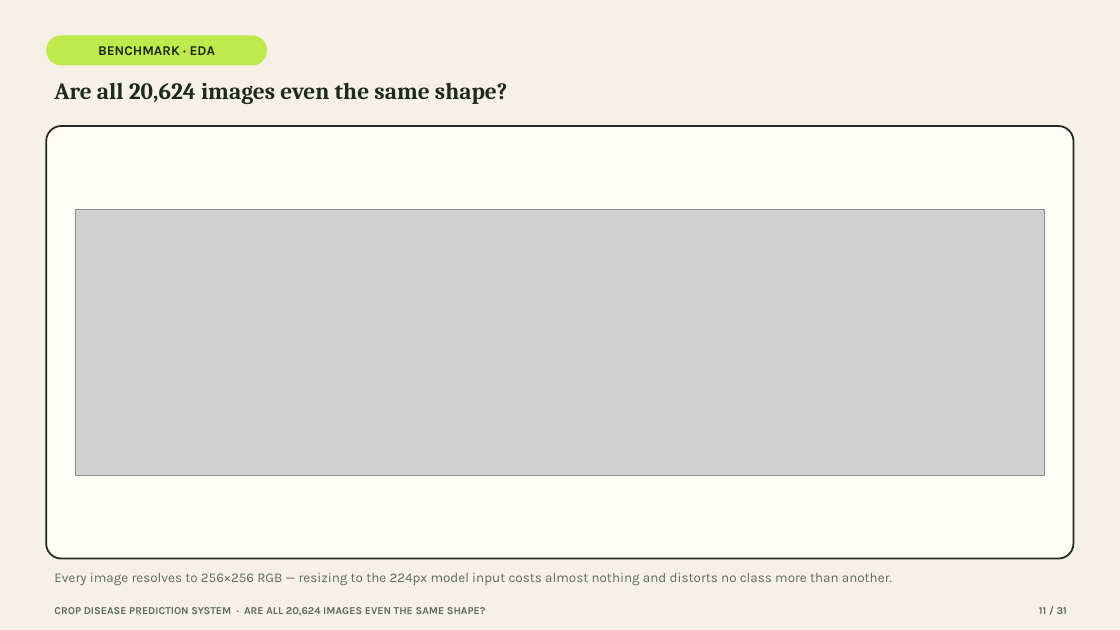
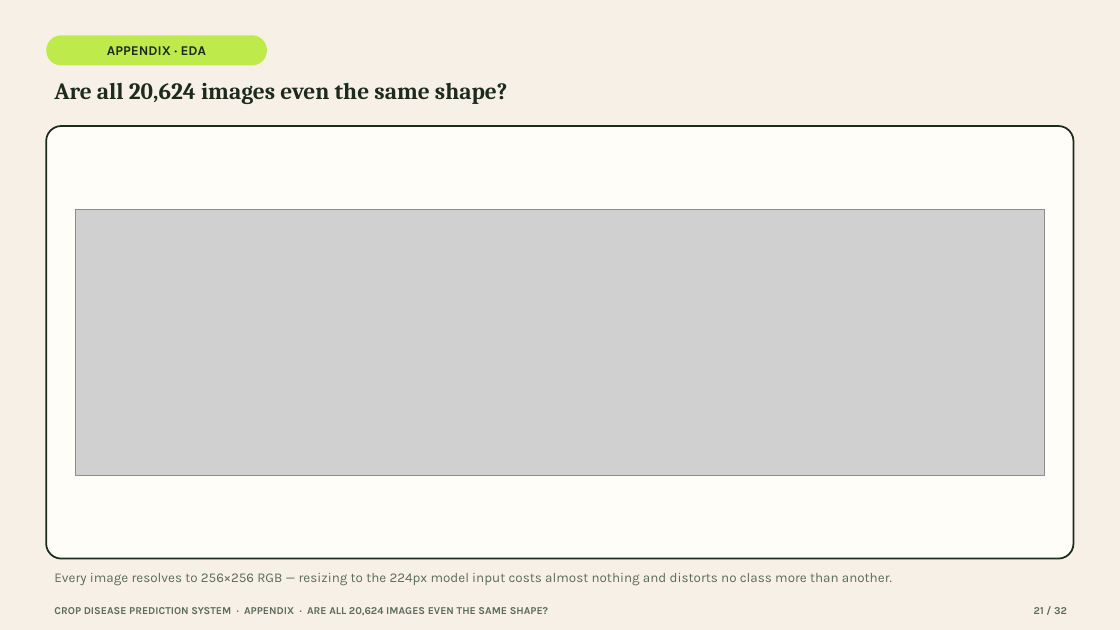
Before and after one commit to devSaksham/crop-disease-detection, a slide deck: slide 21 of presentation/Crop_Disease_Prediction_System.pptx (slide 11 before the commit). Drawn at 1120x630 pixels with LibreOffice and Linux fonts; fonts in the diff are those of the drawing; grey boxes stand for pictures. Boxes give left, top, right and bottom in pixels: in the first picture for what was removed or moved away, otherwise in the second. Text is boxed around its words. In the diff, an @@ line names an element or a change of style, - is before the commit and + after.

Commit message:
Restructure presentation: drop Grad-CAM, fix benchmark model/class attribution, add literature review, move plots to appendix
- Deleted the Grad-CAM slide entirely per review feedback.
- Corrected wording that implied the benchmark study compared the two
  production architectures (residual CNN / CBAM CNN); it actually compares
  a from-scratch VGG-style CNN vs. EfficientNetB3 transfer learning on a
  15-class, 3-crop subset -- fixed on the "At a Glance" stat card and the
  benchmark methodology slide, which now explicitly distinguishes the two
  studies.
- Added a five-point Literature Review slide (Hughes & Salathe, Mohanty et
  al., He et al., Tan & Le, Singh et al.), sourced from the citations
  already verified in the LaTeX end-term report.
- Trimmed the main flow to 16 concise slides and moved the 15 detailed
  benchmark plots (EDA, learning curves, confusion matrices, ROC/PR,
  calibration, error gallery, full metrics table) after the Thank You
  slide as a labelled appendix, behind a new divider slide.
- Added a benchmark-scope caveat to the Limitations slide and renumbered
  all footers (now NN / 32).

```diff
--- a/presentation/Crop_Disease_Prediction_System.pptx
+++ b/presentation/Crop_Disease_Prediction_System.pptx
@@ text in rounded rectangle at (x1=107, y1=46, x2=206, y2=55): text changed @@
-BENCHMARK · EDA
+APPENDIX · EDA
@@ text at (x1=54, y1=607, x2=548, y2=615): text changed @@
-CROP DISEASE PREDICTION SYSTEM · ARE ALL 20,624 IMAGES EVEN THE SAME SHAPE?
+CROP DISEASE PREDICTION SYSTEM · APPENDIX · ARE ALL 20,624 IMAGES EVEN THE SAME SHAPE?
@@ text at (x1=1034, y1=607, x2=1067, y2=614): text changed @@
-11 / 31
+21 / 32
```
Also in this commit, not shown: 29 other slides changed, 2 slides added, 1 slide removed.
